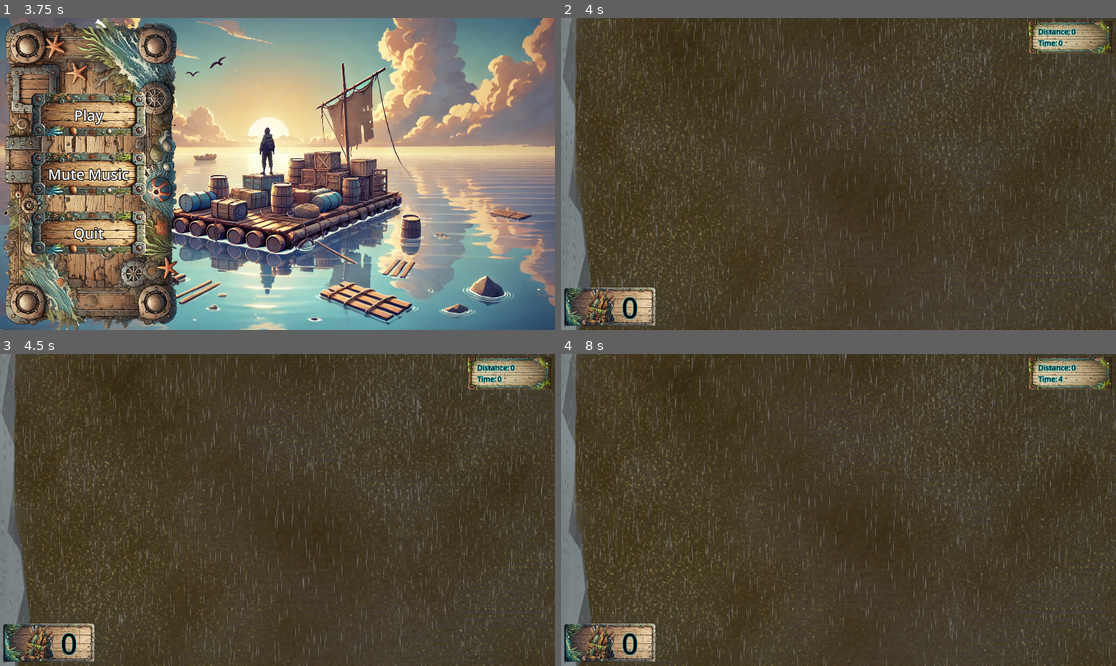
Above: before the commit, frames 1-4 (two rows, left to right).
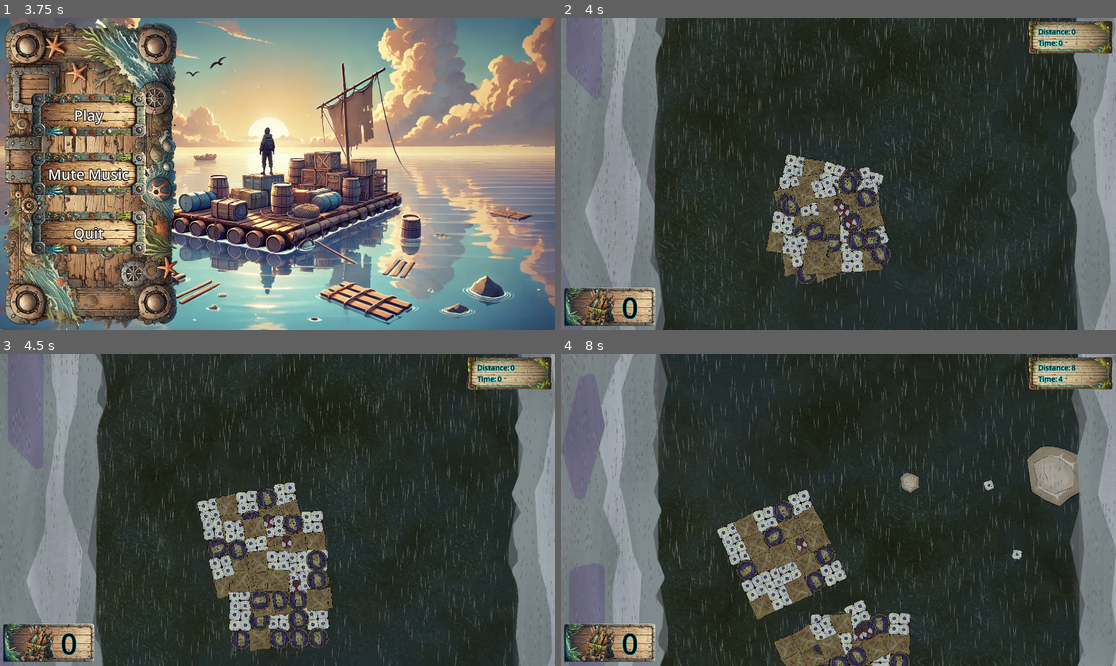
Above: after the commit, the same moments.

Repository: ARCsweden/GameJam2024FallA
Game: Godot game, scene res://UI/main_menu.tscn
Same seed, same stepped clock (60 frames per second), same inputs: the game is played once before the commit and once after it. The engine's default icon, where the game draws it, is replaced by a stand-in: a white triangle on a blue panel in a dark square. Sound files missing from this copy of the repository are replaced by a short silence.
Inputs (mouse positions are in pixels of both pictures, inside the frame that each line leads up to):
- Up to frame 1 (3.75 s): click "Play" at 0.5 s; click "Play" at 1.25 s; click "Play" at 2 s; click "Mute Music" at 2.75 s; move the mouse to (399, 158) at 3.52 s; click (399, 158) at 3.67 s
- Up to frame 2 (4 s): no input
- Up to frame 3 (4.5 s): move the mouse to (166, 525) at 4.27 s; click (166, 525) at 4.42 s
- Up to frame 4 (8 s): move the mouse to (894, 441) at 5.02 s; click (894, 441) at 5.17 s; move the mouse to (810, 572) at 5.77 s; click (810, 572) at 5.92 s; move the mouse to (1005, 556) at 6.52 s; click (1005, 556) at 6.67 s; move the mouse to (672, 463) at 7.27 s; click (672, 463) at 7.42 s

Frame 1 is identical in both runs. In frame 2, 88% of the frame differs, in the area x 0-100%, y 0-100%; in frame 3, 88%; in frame 4, 90%.
Error before the commit: Parse Error: Could not preload resource file "res://Scenes/player.tscn". (res://Scripts/game.gd:4)

Commit message:
Build cost to 3

Diff:
--- a/dontdrowntogether/Scenes/game.tscn
+++ b/dontdrowntogether/Scenes/game.tscn
@@ -24,6 +24,21 @@
 glow_enabled = true
 glow_bloom = 0.23
 
+[sub_resource type="Animation" id="Animation_q6i1t"]
+length = 0.001
+tracks/0/type = "value"
+tracks/0/imported = false
+tracks/0/enabled = true
+tracks/0/path = NodePath(".:energy")
+tracks/0/interp = 1
+tracks/0/loop_wrap = true
+tracks/0/keys = {
+"times": PackedFloat32Array(0),
+"transitions": PackedFloat32Array(1),
+"update": 0,
+"values": [0.0]
+}
+
 [sub_resource type="Animation" id="Animation_tnqd6"]
 resource_name = "strike"
 tracks/0/type = "value"
@@ -37,21 +52,6 @@
 "transitions": PackedFloat32Array(1, 1, 1, 1, 1, 1, 1),
 "update": 0,
 "values": [0.0, 2.0, 1.0, 2.0, 1.55556, 1.48148, 0.0]
-}
-
-[sub_resource type="Animation" id="Animation_q6i1t"]
-length = 0.001
-tracks/0/type = "value"
-tracks/0/imported = false
-tracks/0/enabled = true
-tracks/0/path = NodePath(".:energy")
-tracks/0/interp = 1
-tracks/0/loop_wrap = true
-tracks/0/keys = {
-"times": PackedFloat32Array(0),
-"transitions": PackedFloat32Array(1),
-"update": 0,
-"values": [0.0]
 }
 
 [sub_resource type="AnimationLibrary" id="AnimationLibrary_stn8e"]
--- a/dontdrowntogether/Scenes/player.tscn
+++ b/dontdrowntogether/Scenes/player.tscn
@@ -9,7 +9,7 @@
 [ext_resource type="Texture2D" uid="uid://byjt4r0m3o8iq" path="res://Assets/Art/Repair Logo.png" id="5_c80hd"]
 [ext_resource type="PackedScene" uid="uid://c2sa2u21mhyqc" path="res://Assets/Audio/Running_audio_stream.tscn" id="7_r6qri"]
 [ext_resource type="PackedScene" path="res://Assets/Audio/paddel_audio_stream_player.tscn" id="8_2jmte"]
-[ext_resource type="Texture2D" uid="uid://tb7b8ipiefl8" path="res://Assets/Art/2d_lights_and_shadows_neutral_point_light.webp" id="10_lucq4"]
+[ext_resource type="PackedScene" uid="uid://b1ob4rh1obs52" path="res://Assets/Audio/repair_audio_stream.tscn" id="10_i26tm"]
 
 [sub_resource type="AtlasTexture" id="AtlasTexture_8k613"]
 atlas = ExtResource("2_aaxva")
@@ -141,11 +141,6 @@
 [node name="Paddel_AudioStreamPlayer" parent="." instance=ExtResource("8_2jmte")]
 
 [node name="Build_AudioStreamPlayer" parent="." instance=ExtResource("10_i26tm")]
-[node name="PointLight2D" type="PointLight2D" parent="."]
-color = Color(1, 0.882833, 0.81, 1)
-energy = 0.5
-texture = ExtResource("10_lucq4")
-texture_scale = 2.56
 
 [connection signal="area_entered" from="RepairCheckArea" to="." method="_on_damage_tile_entered"]
 [connection signal="area_exited" from="RepairCheckArea" to="." method="_on_repair_check_area_area_exited"]
--- a/dontdrowntogether/Scripts/Global.gd
+++ b/dontdrowntogether/Scripts/Global.gd
@@ -10,7 +10,7 @@
 # Cost in scrap to repair a tile
 const repair_cost : int = 1
 # Cost in scrap to build a tile
-const build_cost : int = 0
+const build_cost : int = 3
 # Max hp of a tile
 const raft_max_hp := 10.0
 # Amount of tile hp repaired with a single repair (clamps at raft_max_hp)
